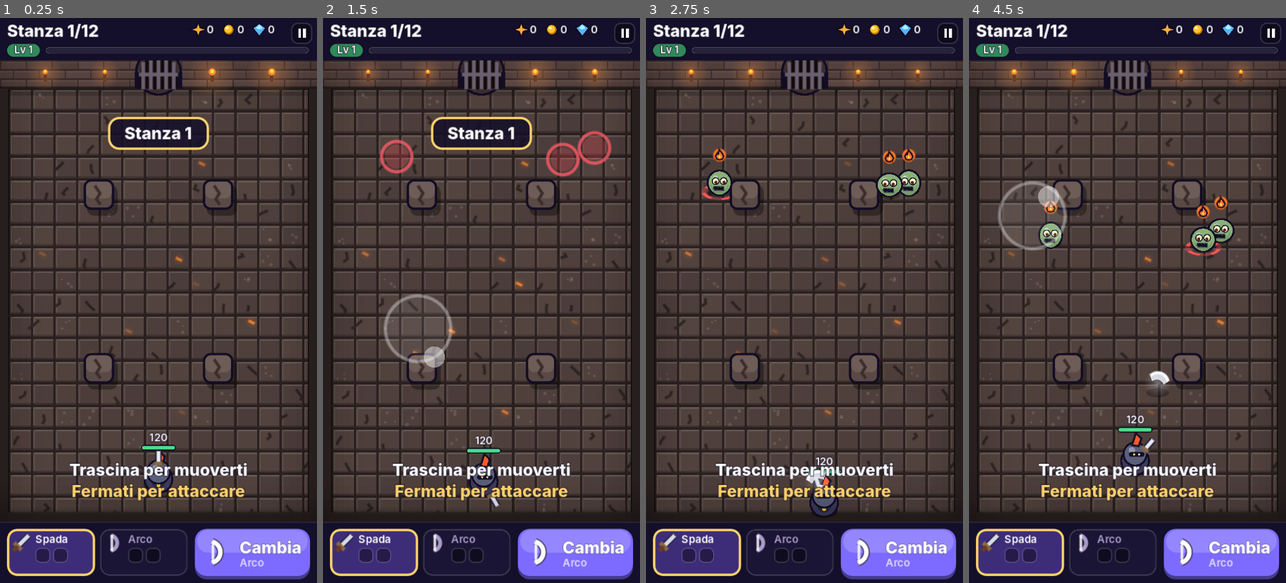
Above: before the commit, frames 1-4 (left to right).
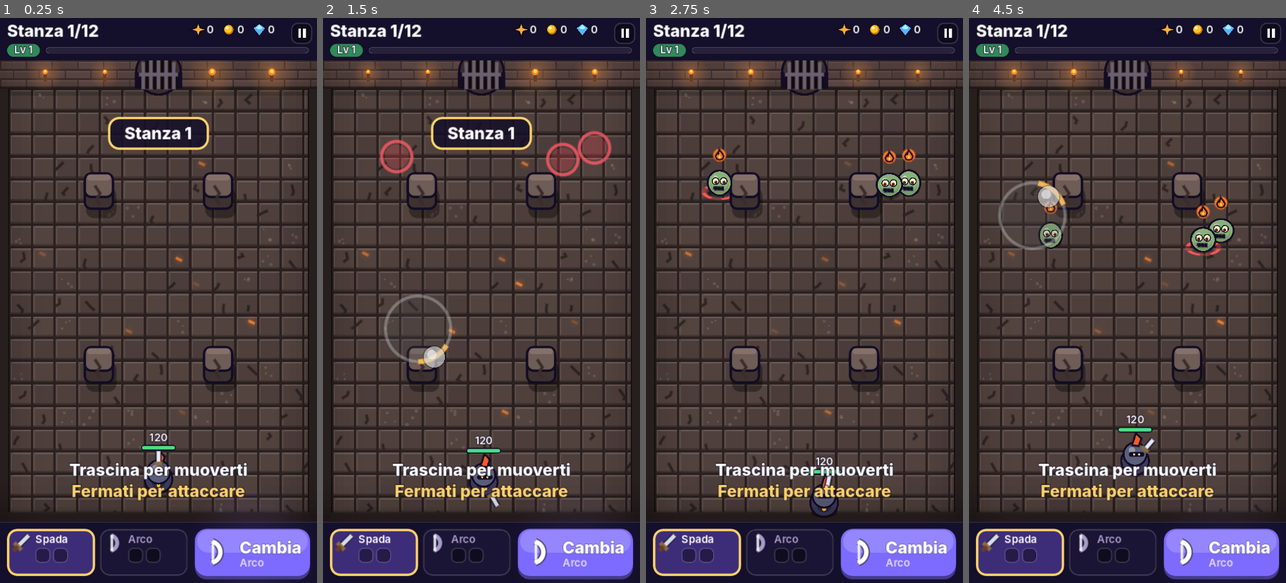
Above: after the commit, the same moments.

Repository: iarussodavide28-cyber/ashsmith
Game: Godot game, scene res://scenes/game.tscn
The game is run twice, just before and just after one commit, with the same random seed, the same clock (stepped at 60 frames per second) and the same inputs. This scene is started directly instead of the project's main scene.
Inputs (mouse positions are in pixels of both pictures, inside the frame that each line leads up to):
- Up to frame 1 (0.25 s): no input
- Up to frame 2 (1.5 s): move the mouse to (551, 272) at 0.52 s; click (551, 272) at 0.67 s; drag from (418, 328) to (465, 413) at 1.27 s
- Up to frame 3 (2.75 s): move the mouse to (836, 176) at 2.02 s; click (836, 176) at 2.17 s
- Up to frame 4 (4.5 s): drag from (1111, 413) to (1032, 215) at 2.77 s; move the mouse to (1222, 385) at 3.52 s; click (1222, 385) at 3.67 s; drag from (1032, 215) to (1079, 159) at 4.27 s

The runs differ from the first frame. In frame 1, 1.3% of the frame differs, in the area x 26-74%, y 27-67%; in frame 2, 1.4%; in frame 3, 1.4%; in frame 4, 1.7%, in the area x 21-74%, y 27-67%.

Commit message:
Revisione: armi con identità, bonus al cambio arma, bilanciamento e grafica più leggibile
Co-Authored-By: Claude Opus 5.5 <noreply@anthropic.com>
Claude-Session: https://claude.ai/code/session_01DNY7cvy3bQRPtnBxdv8DTL

Diff:
--- a/project.godot
+++ b/project.godot
@@ -4,7 +4,7 @@
 [application]
 
 config/name="Ashsmith"
-config/version="0.6"
+config/version="0.7"
 run/main_scene="res://scenes/title.tscn"
 config/features=PackedStringArray("4.5", "GL Compatibility")
 boot_splash/bg_color=Color(0.078, 0.059, 0.165, 1)
--- a/scripts/data.gd
+++ b/scripts/data.gd
@@ -55,18 +55,18 @@
 # ---------------- Armi ----------------
 const WEAPONS := {
 	"sword": {
-		"name": "SPADA", "desc": ["FENDENTI VICINI", "DISTRUGGONO I COLPI"],
-		"dmg": 16.0, "rate": 0.42, "speed": 220.0, "range": 95.0, "size": 9.0, "area": 0.0,
+		"name": "SPADA", "desc": ["FENDENTI VICINI", "DISTRUGGONO I COLPI", "-15% DANNI SUBITI"],
+		"dmg": 21.0, "rate": 0.5, "speed": 230.0, "range": 80.0, "size": 10.0, "area": 0.0, "crit": 0.0, "guard": 0.15,
 		"color": Color("d8dce8"),
 	},
 	"bow": {
-		"name": "ARCO", "desc": ["FRECCE VELOCI", "DA LONTANO"],
-		"dmg": 11.0, "rate": 0.48, "speed": 330.0, "range": 400.0, "size": 3.0, "area": 0.0,
+		"name": "ARCO", "desc": ["FRECCE VELOCI", "DA LONTANO", "+12% CRITICI"],
+		"dmg": 13.0, "rate": 0.42, "speed": 360.0, "range": 400.0, "size": 3.0, "area": 0.0, "crit": 0.12, "guard": 0.0,
 		"color": Color("c8a070"),
 	},
 	"staff": {
-		"name": "BASTONE", "desc": ["SFERE LENTE", "ESPLODONO AD AREA"],
-		"dmg": 9.0, "rate": 0.8, "speed": 120.0, "range": 400.0, "size": 5.0, "area": 26.0,
+		"name": "BASTONE", "desc": ["SFERE LENTE", "ESPLODONO AD AREA", "COLPISCE I GRUPPI"],
+		"dmg": 14.0, "rate": 0.75, "speed": 145.0, "range": 400.0, "size": 5.0, "area": 30.0, "crit": 0.0, "guard": 0.0,
 		"color": Color("c78cff"),
 	},
 }
--- a/scripts/game.gd
+++ b/scripts/game.gd
@@ -113,6 +113,7 @@
 var spirit_t := 0.0
 var orb_ang := 0.0
 var last_dir := Vector2.UP
+var switch_bonus := false   # il primo attacco dopo il cambio arma è un critico potenziato
 
 var autotest := false        # prova automatica (solo per i test, non nel gioco)
 var auto_target = null
@@ -303,7 +304,8 @@
 	else:
 		var d: Dictionary = Data.ENEMIES[k]
 		e.merge(d.duplicate(), true)
-		e.hp = d.hp * (1.0 + 0.1 * (room_n - 1))
+		e.hp = d.hp * (1.0 + 0.13 * (room_n - 1))
+		e.dmg = int(round(d.dmg * (1.25 + 0.03 * (room_n - 1))))
 	e.max = e.hp
 	enemies.append(e)
 	return e
@@ -355,6 +357,8 @@
 	cur_w = 1 - cur_w
 	switch_t = Data.SWITCH_COOLDOWN
 	atk_t = minf(atk_t, 0.15)
+	switch_bonus = true
+	rings.append({"pos": hero_pos, "r0": 8.0, "r1": 30.0, "life": 0.3, "max": 0.3, "col": Color("b9a8ff")})
 	_float(hero_pos + Vector2(0, -16), _wdata().name, Color.WHITE)
 
 # =====================================================================
@@ -505,11 +509,12 @@
 	facing = dir
 	last_dir = dir
 	atk_t = _wdata().rate / (1.0 + bonus.aspd_pct + 0.2 * _sk("aspd"))
-	_fire_volley(dir, 1.0)
+	_fire_volley(dir, 1.0, switch_bonus)
+	switch_bonus = false
 	for i in _sk("multi"):
 		volley_q.append({"t": 0.12 * (i + 1)})
 
-func _fire_volley(dir: Vector2, mult: float) -> void:
+func _fire_volley(dir: Vector2, mult: float, sure_crit: bool = false) -> void:
 	var wd := _wdata()
 	var w := _w()
 	var col := _shot_color(w)
@@ -517,6 +522,7 @@
 	var dirs: Array = []      # [direzione, spostamento laterale]
 	var base_angles: Array = [0.0] if not bonus.double_shot[cur_w] else [-0.14, 0.14]
 	var nf := 1 + _sk("front")
+	var front_mult := 1.0 if nf == 1 else 0.8
 	for da in base_angles:
 		for i in nf:
 			dirs.append([dir.rotated(da), (i - (nf - 1) / 2.0) * 7.0])
@@ -529,13 +535,15 @@
 		dirs.append([dir.rotated(-PI / 2), 0.0])
 	if _sk("back") > 0:
 		dirs.append([-dir, 0.0])
-	var crit_ch: float = bonus.crit + 0.1 * _sk("crit")
-	for d in dirs:
+	var crit_ch: float = bonus.crit + 0.1 * _sk("crit") + wd.crit
+	for idx in dirs.size():
+		var d: Array = dirs[idx]
 		var d2: Vector2 = d[0]
-		var crit: bool = randf() < crit_ch
+		var crit: bool = sure_crit or randf() < crit_ch
+		var dm := dmg * (front_mult if idx < base_angles.size() * nf else 1.0) * (1.3 if sure_crit else 1.0)
 		shots.append({
 			"pos": hero_pos + d2 * 6 + d2.orthogonal() * d[1], "vel": d2 * wd.speed, "life": wd.range / wd.speed,
-			"dmg": dmg * (2.0 if crit else 1.0), "crit": crit, "w": w.key, "slots": w.slots.duplicate(), "size": wd.size,
+			"dmg": dm * (2.0 if crit else 1.0), "crit": crit, "w": w.key, "slots": w.slots.duplicate(), "size": wd.size,
 			"area": wd.area, "hit": [], "col": col, "pierce": _sk("pierce") > 0, "bounce": 1 if _sk("bounce") > 0 else 0,
 			"chain": _sk("chain"), "kb": {"sword": 150.0, "bow": 70.0, "staff": 55.0}.get(w.key, 60.0),
 		})
@@ -611,6 +619,8 @@
 			if e.pos.distance_to(s.pos) < e.size / 2.0 + s.size:
 				s.hit.append(e)
 				_hit_enemy(e, s.dmg, s.slots, s.w != "spirit", s.crit, s.vel.normalized() * s.kb)
+				for i in (5 if s.crit else 3):
+					parts.append({"pos": s.pos, "vel": (-s.vel.normalized()).rotated(randf_range(-1.0, 1.0)) * randf_range(50, 120), "life": 0.18, "max": 0.18, "col": s.col.lightened(0.5) if not s.crit else Color("ffd36b"), "size": 1})
 				if s.area > 0.0:
 					_explode(s.pos, s.area, s.dmg, s.slots, Color("c78cff"))
 				if s.chain > 0:
@@ -666,7 +676,7 @@
 		if e.spawn > 0.0 or e.dead_t > 0.0:
 			continue
 		if e.pos.distance_to(p) < radius + e.size / 2.0:
-			_hit_enemy(e, dmg * 0.6, slots, false)
+			_hit_enemy(e, dmg * 0.7, slots, false)
 
 # ---------------------------------------------------------------------
 #  Colpi ed elementi
@@ -1120,7 +1130,7 @@
 func _hurt_hero(dmg: int) -> void:
 	if hero_inv > 0.0 or state != St.PLAY and state != St.CLEAR:
 		return
-	dmg = maxi(1, int(round(dmg * (1.0 - bonus.dmg_taken))))
+	dmg = maxi(1, int(round(dmg * (1.0 - bonus.dmg_taken) * (1.0 - _wdata().guard))))
 	hero_hp -= dmg
 	hero_inv = 0.8
 	hero_flash = 1.0
@@ -1475,16 +1485,32 @@
 	for f in floats:
 		var a: float = clampf(f.life * 3.0, 0.0, 1.0)
 		var big: bool = f.get("big", false)
-		PixelFont.draw_centered(self, f.txt, f.pos.x, f.pos.y - 6, 2 if big else 1, Color(f.col, a), Color(OUT, a))
+		var age: float = (0.95 if big else 0.75) - f.life
+		var sc := 1.0 + maxf(0.0, 0.12 - age) * (5.0 if big else 3.0)
+		draw_set_transform(f.pos + off, 0, Vector2(sc, sc))
+		PixelFont.draw_centered(self, f.txt, 0, -6, 2 if big else 1, Color(f.col, a), Color(OUT, a))
+		draw_set_transform(off)
 	if touch_index != -1 and (state == St.PLAY or state == St.CLEAR):
-		draw_circle(joy_origin, JOY_RADIUS, Color(1, 1, 1, 0.08))
-		draw_arc(joy_origin, JOY_RADIUS, 0, TAU, 40, Color(1, 1, 1, 0.35), 1.5, true)
-		var knob := joy_origin + (joy_current - joy_origin).limit_length(JOY_RADIUS)
-		draw_circle(knob, 9, Color(1, 1, 1, 0.45))
+		draw_circle(joy_origin, JOY_RADIUS + 2, Color(0, 0, 0, 0.18))
+		draw_circle(joy_origin, JOY_RADIUS, Color(1, 1, 1, 0.07))
+		draw_arc(joy_origin, JOY_RADIUS, 0, TAU, 40, Color(1, 1, 1, 0.3), 1.5, true)
+		var jd := joy_current - joy_origin
+		if jd.length() > 3.0:
+			var ja := jd.angle()
+			draw_arc(joy_origin, JOY_RADIUS, ja - 0.5, ja + 0.5, 12, Color(1, 0.75, 0.35, 0.9), 3.0, true)
+		var knob := joy_origin + jd.limit_length(JOY_RADIUS)
+		draw_circle(knob, 10, Color(0, 0, 0, 0.25))
+		draw_circle(knob, 9, Color(1, 1, 1, 0.55))
+		draw_circle(knob + Vector2(-2, -2), 4, Color(1, 1, 1, 0.5))
 	draw_set_transform(Vector2.ZERO)
 	_draw_vignette()
-	if hurt_t > 0.0:
+	var low := float(hero_hp) / max_hp < 0.3 and (state == St.PLAY or state == St.CLEAR)
+	if hurt_t > 0.0 or low:
+		var keep := hurt_t
+		if low:
+			hurt_t = maxf(hurt_t, 0.35 + 0.25 * sin(time * 5.0))
 		_draw_hurt()
+		hurt_t = keep
 	if fade_t > 0.0:
 		draw_rect(Rect2(0, HUD_H, _size().x, _size().y - HUD_H - BAR_H), Color(0.04, 0.02, 0.08, fade_t / 0.35))
 	_draw_hud()
@@ -1736,9 +1762,11 @@
 func _draw_rocks() -> void:
 	for o in obs:
 		var rr: Rect2 = o
-		Art.rbox(self, Rect2(rr.position + Vector2(3, 5), rr.size), Color(0, 0, 0, 0.35), Color(0, 0, 0, 0), 6)
-		Art.rbox(self, rr, Color("5a4a46"), OUT, 6, 2)
-		Art.rbox(self, Rect2(rr.position + Vector2(2, 2), Vector2(rr.size.x - 4, rr.size.y * 0.55)), Color("6e5c56"), Color(0, 0, 0, 0), 5)
+		# vista 3/4: faccia frontale scura, faccia superiore chiara
+		Art.rbox(self, Rect2(rr.position + Vector2(2, 7), rr.size), Color(0, 0, 0, 0.35), Color(0, 0, 0, 0), 7)
+		Art.rbox(self, Rect2(rr.position + Vector2(0, -4), rr.size + Vector2(0, 4)), Color("3e3230"), OUT, 6, 2)
+		Art.rbox(self, Rect2(rr.position + Vector2(0, -6), Vector2(rr.size.x, rr.size.y - 4)), Color("6e5c56"), OUT, 6, 2)
+		Art.rbox(self, Rect2(rr.position + Vector2(3, -4), Vector2(rr.size.x - 6, 5)), Color("85716a"), Color(0, 0, 0, 0), 3)
 		var c := rr.get_center()
 		draw_polyline(PackedVector2Array([c + Vector2(-3, -7), c + Vector2(1, -1), c + Vector2(-2, 4), c + Vector2(1, 8)]), Color("3a2c2a"), 1.2, true)
 
@@ -2040,12 +2068,21 @@
 	var bw := 30.0
 	var by := c.y - r - 16
 	Art.rbox(self, Rect2(hero_pos.x - bw / 2.0, by, bw, 5), Color("10201a"), OUT, 3, 1)
-	Art.rbox(self, Rect2(hero_pos.x - bw / 2.0 + 1, by + 1, (bw - 2) * float(hero_hp) / max_hp, 3), Art.GREEN, Color(0, 0, 0, 0), 2)
+	var hk := float(hero_hp) / max_hp
+	var hcol := Art.GREEN if hk > 0.5 else (Color("ffd24a") if hk > 0.25 else Art.HP)
+	Art.rbox(self, Rect2(hero_pos.x - bw / 2.0 + 1, by + 1, (bw - 2) * hk, 3), hcol, Color(0, 0, 0, 0), 2)
 	PixelFont.draw_centered(self, str(hero_hp), hero_pos.x, by - 11, 1, Color.WHITE, OUT)
 
 func _draw_shot(s: Dictionary) -> void:
 	var col: Color = s.col
 	var dir: Vector2 = s.vel.normalized()
+	if s.w != "sword":
+		# scia luminosa
+		var tl: float = minf(s.vel.length() * 0.06, 18.0)
+		draw_line(s.pos - dir * tl, s.pos, Color(col, 0.0), s.size * 1.4, true)
+		for i in 3:
+			var k := (i + 1) / 3.0
+			draw_line(s.pos - dir * tl * k, s.pos - dir * tl * (k - 0.34), Color(col, 0.45 * (1.0 - k) + 0.1), maxf(1.0, s.size * (1.6 - k)), true)
 	match s.w:
 		"sword":
 			var a := dir.angle()
@@ -2162,6 +2199,8 @@
 			PixelFont.draw_text(self, nm, r.position + Vector2(5, r.size.y - 11), 1, _shot_color(w))
 	var sr := _switch_rect()
 	var ready := switch_t <= 0.0
+	if ready and atk_t <= 0.0:
+		Art.glow(self, sr.get_center(), 60, Color(0.6, 0.5, 1.0, 0.18 + 0.08 * sin(time * 4.0)))
 	Art.button(self, sr, "", Color("7d6bff") if ready else Color("3a3070"), true)
 	var other: Dictionary = weapons[1 - cur_w] if weapons.size() > 1 else weapons[0]
 	Art.icon(self, other.key, sr.position + Vector2(8, 10), 2.8, Color.WHITE)
--- a/scripts/menu.gd
+++ b/scripts/menu.gd
@@ -465,7 +465,11 @@
 	if t == "weapon":
 		var wd: Dictionary = Data.WEAPONS[Gear.BASES[it.base].weapon]
 		PixelFont.draw_text(self, wd.desc[0] + ", " + wd.desc[1], Vector2(pr.position.x + 10, y), 1, Art.TEXT_DIM)
-		y += 14
+		y += 12
+		if wd.desc.size() > 2:
+			PixelFont.draw_text(self, wd.desc[2], Vector2(pr.position.x + 10, y), 1, Art.GOLD)
+			y += 12
+		y += 2
 	PixelFont.draw_text(self, Gear.stat_text(it), Vector2(pr.position.x + 10, y), 2, Color.WHITE)
 	y += 22
 	# bonus per rarità (quelli non ancora raggiunti in grigio)
--- a/scripts/skills.gd
+++ b/scripts/skills.gd
@@ -28,7 +28,7 @@
 
 ## Esperienza per passare al livello successivo
 static func xp_need(lvl: int) -> int:
-	return 8 + lvl * 5
+	return 6 + lvl * 5
 
 ## 3 abilità diverse fra quelle non ancora al massimo
 static func roll(owned: Dictionary, hp_ratio: float) -> Array:
--- a/scripts/title.gd
+++ b/scripts/title.gd
@@ -1,7 +1,7 @@
 extends Node2D
 ## Schermata iniziale: nome del gioco, incudine con braci. Tocca per entrare.
 
-const VERSION_TEXT := "v0.6"
+const VERSION_TEXT := "v0.7"
 
 var embers: Array = []
 var sparks: Array = []
